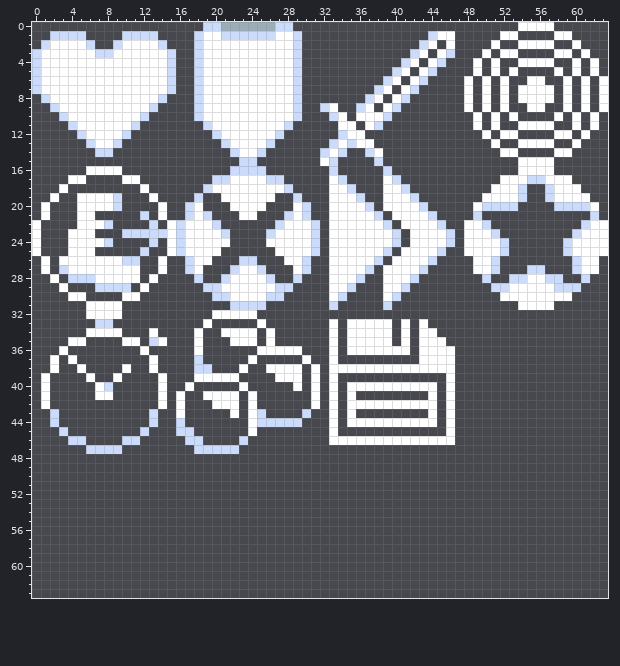
Two versions of one pixel-art sprite, Rock_Paper_Scissors/Assets/Sprites/UI/Icons/Icon Sprite Atlas.png. The picture above is the old version.
The file is 64x64 pixels.
New version:
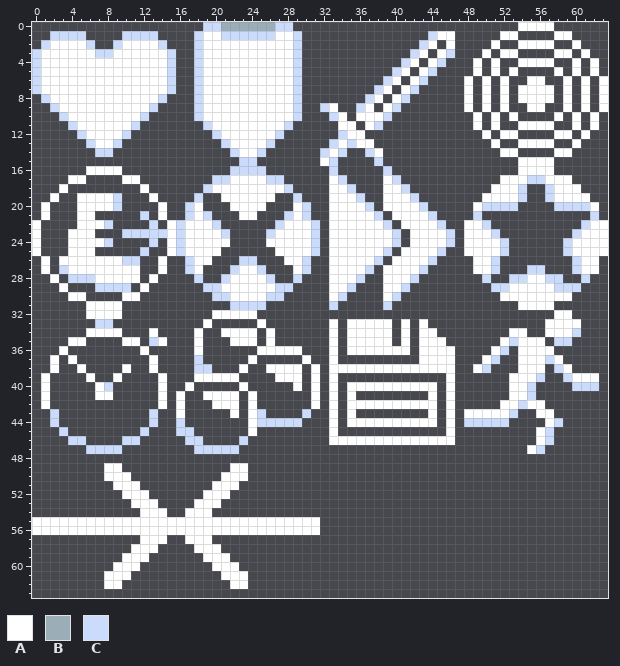
Palette (. is transparent): A #ffffff  B #9badb7  C #cbdbfc
What changed:
Changed rows in their new state; - is an unchanged pixel.
first column x 0:
32 ----------------------------------------------------------AA---
33 ---------------------------------------------------------AAAA--
34 -----------------------------------------------------AA--AAAC--
35 ----------------------------------------------------ACAAA-CC---
36 ---------------------------------------------------AC-AAAA-----
37 --------------------------------------------------AC--AAACA----
38 -------------------------------------------------AC---AAA-CA---
39 -----------------------------------------------------AAAC--CAAA
40 -----------------------------------------------------AAC----CCC
41 -----------------------------------------------------AAC-------
42 ----------------------------------------------------AACAA------
43 ------------------------------------------------AAAAAC--AA-----
44 ------------------------------------------------CCCCC----AC----
45 --------------------------------------------------------AC-----
46 --------------------------------------------------------AC-----
47 -------------------------------------------------------AC------
49 --------AA------------AA---------------------------------------
50 --------AAA----------AAA---------------------------------------
51 ---------AAA--------AAA----------------------------------------
52 ----------AAA------AAA-----------------------------------------
53 -----------AAA----AAA------------------------------------------
54 ------------AAA--AAA-------------------------------------------
55 AAAAAAAAAAAAAAAAAAAAAAAAAAAAAAAA-------------------------------
56 AAAAAAAAAAAAAAAAAAAAAAAAAAAAAAAA-------------------------------
57 ------------AAA--AAA-------------------------------------------
58 -----------AAA----AAA------------------------------------------
59 ----------AAA------AAA-----------------------------------------
60 ---------AAA--------AAA----------------------------------------
61 --------AAA----------AAA---------------------------------------
62 --------AA------------AA---------------------------------------
Where, in picture pixels (left, top, right, bottom), the same in both pictures:
added: (464, 310, 599, 454)
added: (32, 463, 320, 589)
